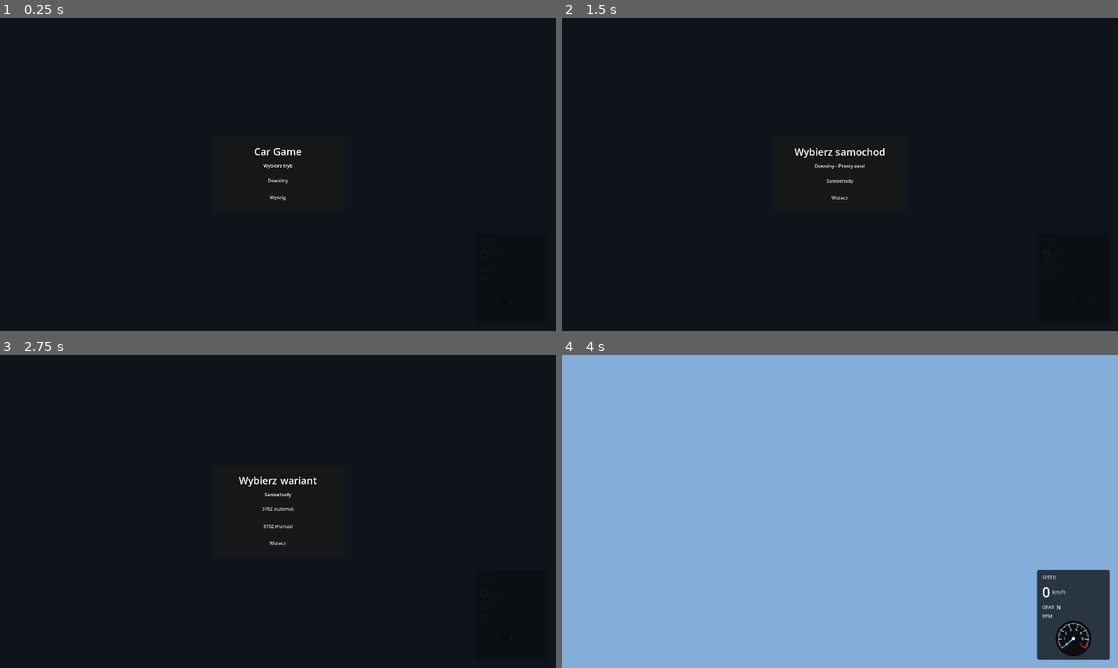
Above: before the commit, frames 1-4 (two rows, left to right).
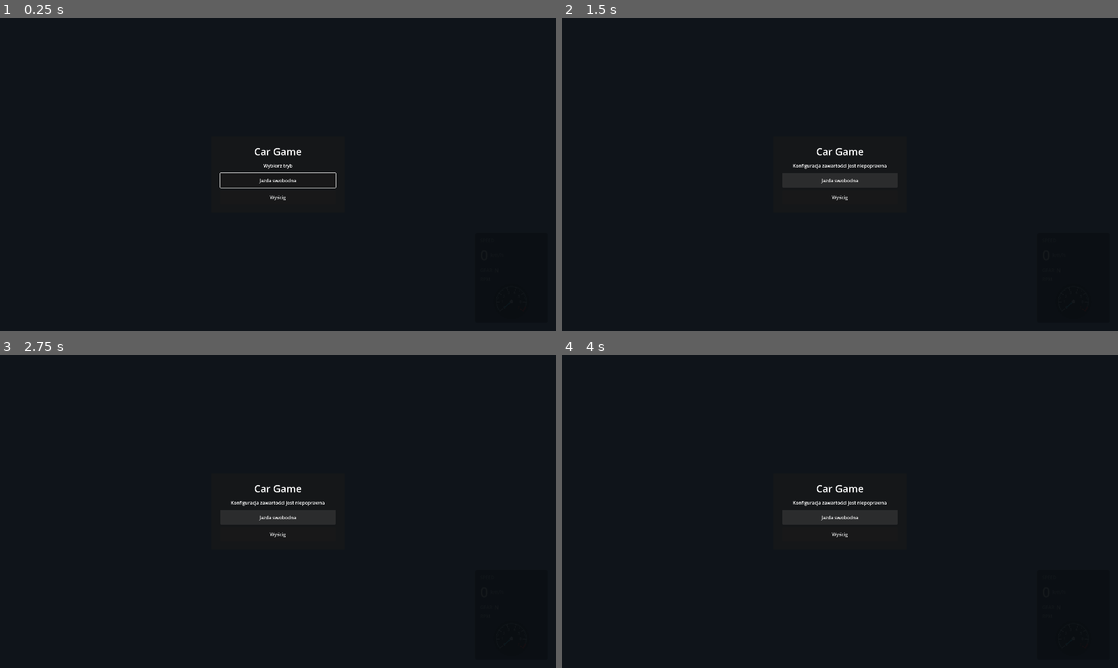
Above: after the commit, the same moments.

Repository: Dziuras98/car-game
Game: Godot game, scene res://scenes/startup.tscn
Same seed, same stepped clock (60 frames per second), same inputs: the game is played once before the commit and once after it.
Inputs (mouse positions are in pixels of both pictures, inside the frame that each line leads up to):
- Up to frame 1 (0.25 s): no input
- Up to frame 2 (1.5 s): click (840, 180) at 0.5 s, where only the run before the commit has a clickable "Dowolny"; click (840, 180) at 1.25 s, where only the run before the commit has a clickable "Prosty owal"
- Up to frame 3 (2.75 s): click (278, 517) at 2 s, where only the run before the commit has a clickable "Samochody"
- Up to frame 4 (4 s): click (840, 508) at 2.75 s, where only the run before the commit has a clickable "370Z automat"; click (840, 517) at 3.5 s, where only the run after the commit has a clickable "Jazda swobodna"

The runs differ from the first frame. In frame 1, 0.2% of the frame differs, in the area x 39-61%, y 49-57%; in frame 2, 0.4%; in frame 3, 0.5%; in frame 4, 100%, in the area x 0-100%, y 0-100%.

Commit message:
Use typed validated menu options and keyboard focus navigation

Diff:
--- a/scripts/ui/main_menu.gd
+++ b/scripts/ui/main_menu.gd
@@ -1,13 +1,10 @@
 extends CanvasLayer
+class_name MainMenu
 
 signal selection_completed(mode_id: String, track_id: String, car_variant_id: StringName)
-
-@export var car_names: PackedStringArray = ["370Z automat", "370Z manual"]
-@export var track_names: PackedStringArray = ["Prosty owal"]
 
 const MODE_FREE: String = "free_drive"
 const MODE_RACE: String = "race"
-const TRACK_SIMPLE_OVAL: String = "simple_oval"
 const STEP_MODE: int = 0
 const STEP_TRACK: int = 1
 const STEP_MODEL: int = 2
@@ -17,8 +14,9 @@
 var _selected_track_id: String = ""
 var _selected_model_index: int = -1
 var _current_step: int = STEP_MODE
-var _car_models: Array[Dictionary] = []
-var _track_options: Array[Dictionary] = []
+var _car_models: Array[CarModelMenuOption] = []
+var _track_options: Array[TrackMenuOption] = []
+
 @onready var _title_label: Label = $Root/CenterContainer/PanelContainer/MarginContainer/VBoxContainer/TitleLabel
 @onready var _subtitle_label: Label = $Root/CenterContainer/PanelContainer/MarginContainer/VBoxContainer/SubtitleLabel
 @onready var _options: VBoxContainer = $Root/CenterContainer/PanelContainer/MarginContainer/VBoxContainer/Options
@@ -26,12 +24,14 @@
 
 
 func _ready() -> void:
-	if _car_models.is_empty():
-		_build_flat_car_model()
-	if _track_options.is_empty():
-		_build_fallback_track_options()
 	_back_button.pressed.connect(_on_back_pressed)
 	_show_mode_step()
+
+
+func _unhandled_input(event: InputEvent) -> void:
+	if visible and event.is_action_pressed("ui_cancel") and _current_step != STEP_MODE:
+		_on_back_pressed()
+		get_viewport().set_input_as_handled()
 
 
 func reset_menu() -> void:
@@ -39,33 +39,40 @@
 	_show_mode_step()
 
 
-func set_car_names(next_car_names: PackedStringArray) -> void:
-	car_names = next_car_names
-	_build_flat_car_model()
-	if _current_step == STEP_MODEL and _options != null:
-		_show_model_step()
-	elif _current_step == STEP_VARIANT and _options != null:
-		_show_variant_step()
-
-
-func set_car_models(next_car_models: Array[Dictionary]) -> void:
-	_car_models = next_car_models.duplicate(true)
-	if _car_models.is_empty():
-		_build_flat_car_model()
-	if _current_step == STEP_MODEL and _options != null:
-		_show_model_step()
-	elif _current_step == STEP_VARIANT and _options != null:
-		_show_variant_step()
-
-
-func set_track_options(next_track_options: Array[Dictionary]) -> void:
-	_track_options = next_track_options.duplicate(true)
-	if _track_options.is_empty():
-		_build_fallback_track_options()
-	if _current_step == STEP_TRACK and _options != null:
+func set_car_models(next_car_models: Array[CarModelMenuOption]) -> void:
+	_car_models = next_car_models.duplicate()
+	if is_inside_tree() and (_current_step == STEP_MODEL or _current_step == STEP_VARIANT):
+		_show_current_step()
+
+
+func set_track_options(next_track_options: Array[TrackMenuOption]) -> void:
+	_track_options = next_track_options.duplicate()
+	if is_inside_tree() and _current_step == STEP_TRACK:
 		_show_track_step()
-	elif _current_step == STEP_MODEL and _options != null:
-		_show_model_step()
+
+
+func has_valid_options() -> bool:
+	if _car_models.is_empty() or _track_options.is_empty():
+		return false
+	for model: CarModelMenuOption in _car_models:
+		if model == null or not model.is_valid():
+			return false
+	for track: TrackMenuOption in _track_options:
+		if track == null or not track.is_valid():
+			return false
+	return true
+
+
+func _show_current_step() -> void:
+	match _current_step:
+		STEP_TRACK:
+			_show_track_step()
+		STEP_MODEL:
+			_show_model_step()
+		STEP_VARIANT:
+			_show_variant_step()
+		_:
+			_show_mode_step()
 
 
 func _show_mode_step() -> void:
@@ -73,57 +80,84 @@
 	_selected_mode_id = ""
 	_selected_track_id = ""
 	_selected_model_index = -1
-	_title_label.text = "Car Game"
-	_subtitle_label.text = "Wybierz tryb"
+	_title_label.text = tr("Car Game")
+	_subtitle_label.text = tr("Wybierz tryb")
 	_back_button.visible = false
 	_clear_options()
-	_add_option_button("Dowolny", Callable(self, "_on_mode_pressed").bind(MODE_FREE))
-	_add_option_button("Wyscig", Callable(self, "_on_mode_pressed").bind(MODE_RACE))
+	_add_option_button(tr("Jazda swobodna"), Callable(self, "_on_mode_pressed").bind(MODE_FREE))
+	_add_option_button(tr("Wyścig"), Callable(self, "_on_mode_pressed").bind(MODE_RACE))
+	_focus_first_option()
 
 
 func _show_track_step() -> void:
 	_current_step = STEP_TRACK
 	_selected_track_id = ""
 	_selected_model_index = -1
-	_title_label.text = "Wybierz tor"
-	_subtitle_label.text = "Tryb: %s" % _get_mode_label(_selected_mode_id)
+	_title_label.text = tr("Wybierz tor")
+	_subtitle_label.text = "%s: %s" % [tr("Tryb"), _get_mode_label(_selected_mode_id)]
 	_back_button.visible = true
 	_clear_options()
 
 	if _track_options.is_empty():
-		_build_fallback_track_options()
-
-	for track_data: Dictionary in _track_options:
-		var track_label: String = str(track_data.get("label", "Prosty owal"))
-		var track_id: String = str(track_data.get("track_id", TRACK_SIMPLE_OVAL))
-		_add_option_button(track_label, Callable(self, "_on_track_pressed").bind(track_id))
+		_show_configuration_error(tr("Brak dostępnych torów"))
+		return
+	for track_option: TrackMenuOption in _track_options:
+		if track_option != null and track_option.is_valid():
+			_add_option_button(
+				track_option.label,
+				Callable(self, "_on_track_pressed").bind(str(track_option.track_id))
+			)
+	_focus_first_option()
 
 
 func _show_model_step() -> void:
 	_current_step = STEP_MODEL
 	_selected_model_index = -1
-	_title_label.text = "Wybierz samochod"
-	_subtitle_label.text = "%s - %s" % [_get_mode_label(_selected_mode_id), _get_track_label(_selected_track_id)]
+	_title_label.text = tr("Wybierz samochód")
+	_subtitle_label.text = "%s — %s" % [
+		_get_mode_label(_selected_mode_id),
+		_get_track_label(_selected_track_id),
+	]
 	_back_button.visible = true
 	_clear_options()
 
+	if _car_models.is_empty():
+		_show_configuration_error(tr("Brak dostępnych samochodów"))
+		return
 	for model_index: int in range(_car_models.size()):
-		var model_data: Dictionary = _car_models[model_index]
-		var model_label: String = str(model_data.get("label", "Samochod %d" % (model_index + 1)))
-		_add_option_button(model_label, Callable(self, "_on_model_pressed").bind(model_index))
+		var model: CarModelMenuOption = _car_models[model_index]
+		if model != null and model.is_valid():
+			_add_option_button(
+				model.label,
+				Callable(self, "_on_model_pressed").bind(model_index)
+			)
+	_focus_first_option()
 
 
 func _show_variant_step() -> void:
 	_current_step = STEP_VARIANT
-	_title_label.text = "Wybierz wariant"
+	_title_label.text = tr("Wybierz wariant")
 	_subtitle_label.text = _get_selected_model_label()
 	_back_button.visible = true
 	_clear_options()
 
-	for variant_data: Dictionary in _get_selected_model_variants():
-		var variant_label: String = str(variant_data.get("label", ""))
-		var variant_id: StringName = StringName(str(variant_data.get("variant_id", &"")))
-		_add_option_button(variant_label, Callable(self, "_on_variant_pressed").bind(variant_id))
+	var variants: Array[CarVariantMenuOption] = _get_selected_model_variants()
+	if variants.is_empty():
+		_show_configuration_error(tr("Brak wariantów dla wybranego modelu"))
+		return
+	for variant: CarVariantMenuOption in variants:
+		if variant != null and variant.is_valid():
+			_add_option_button(
+				variant.label,
+				Callable(self, "_on_variant_pressed").bind(variant.variant_id)
+			)
+	_focus_first_option()
+
+
+func _show_configuration_error(message: String) -> void:
+	_subtitle_label.text = message
+	_back_button.visible = _current_step != STEP_MODE
+	_focus_back_button()
 
 
 func _clear_options() -> void:
@@ -136,101 +170,95 @@
 	var button: Button = Button.new()
 	button.text = text
 	button.custom_minimum_size = Vector2(0, 48)
+	button.focus_mode = Control.FOCUS_ALL
 	button.pressed.connect(pressed_callback)
 	_options.add_child(button)
 
 
+func _focus_first_option() -> void:
+	for child: Node in _options.get_children():
+		if child is Button:
+			(child as Button).call_deferred("grab_focus")
+			return
+	_focus_back_button()
+
+
+func _focus_back_button() -> void:
+	if _back_button.visible:
+		_back_button.call_deferred("grab_focus")
+
+
 func _on_mode_pressed(mode_id: String) -> void:
+	if not has_valid_options():
+		_show_configuration_error(tr("Konfiguracja zawartości jest niepoprawna"))
+		return
 	_selected_mode_id = mode_id
 	_show_track_step()
 
 
 func _on_track_pressed(track_id: String) -> void:
+	if _find_track_option(track_id) == null:
+		_show_configuration_error(tr("Wybrany tor nie jest dostępny"))
+		return
 	_selected_track_id = track_id
 	_show_model_step()
 
 
 func _on_model_pressed(model_index: int) -> void:
+	if model_index < 0 or model_index >= _car_models.size():
+		_show_configuration_error(tr("Wybrany model nie jest dostępny"))
+		return
 	_selected_model_index = model_index
 	_show_variant_step()
 
 
 func _on_variant_pressed(car_variant_id: StringName) -> void:
+	var valid_variant: bool = false
+	for variant: CarVariantMenuOption in _get_selected_model_variants():
+		if variant.variant_id == car_variant_id:
+			valid_variant = true
+			break
+	if not valid_variant:
+		_show_configuration_error(tr("Wybrany wariant nie jest dostępny"))
+		return
 	hide()
 	selection_completed.emit(_selected_mode_id, _selected_track_id, car_variant_id)
 
 
 func _on_back_pressed() -> void:
-	if _current_step == STEP_VARIANT:
-		_show_model_step()
-	elif _current_step == STEP_MODEL:
-		_show_track_step()
-	elif _current_step == STEP_TRACK:
-		_show_mode_step()
+	match _current_step:
+		STEP_VARIANT:
+			_show_model_step()
+		STEP_MODEL:
+			_show_track_step()
+		STEP_TRACK:
+			_show_mode_step()
 
 
 func _get_mode_label(mode_id: String) -> String:
-	if mode_id == MODE_RACE:
-		return "Wyscig"
-	return "Dowolny"
+	return tr("Wyścig") if mode_id == MODE_RACE else tr("Jazda swobodna")
 
 
 func _get_track_label(track_id: String) -> String:
-	if _track_options.is_empty():
-		_build_fallback_track_options()
-
-	for track_data: Dictionary in _track_options:
-		if str(track_data.get("track_id", "")) == track_id:
-			return str(track_data.get("label", "Prosty owal"))
-
-	if track_id == TRACK_SIMPLE_OVAL and not track_names.is_empty():
-		return track_names[0]
-	return "Prosty owal"
-
-
-func _build_fallback_track_options() -> void:
-	var fallback_label: String = "Prosty owal"
-	if not track_names.is_empty():
-		fallback_label = track_names[0]
-
-	_track_options = [{
-		"label": fallback_label,
-		"track_id": TRACK_SIMPLE_OVAL,
-	}]
-
-
-func _build_flat_car_model() -> void:
-	var variants: Array[Dictionary] = []
-	for car_index: int in range(car_names.size()):
-		variants.append({
-			"label": car_names[car_index],
-			"variant_id": StringName(str(car_index)),
-		})
-
-	_car_models = [{
-		"label": "Samochody",
-		"model_id": &"fallback_cars",
-		"variants": variants,
-	}]
+	var option: TrackMenuOption = _find_track_option(track_id)
+	return option.label if option != null else tr("Nieznany tor")
+
+
+func _find_track_option(track_id: String) -> TrackMenuOption:
+	for option: TrackMenuOption in _track_options:
+		if option != null and str(option.track_id) == track_id:
+			return option
+	return null
 
 
 func _get_selected_model_label() -> String:
 	if _selected_model_index < 0 or _selected_model_index >= _car_models.size():
-		return "Samochod"
-
-	var model_data: Dictionary = _car_models[_selected_model_index]
-	return str(model_data.get("label", "Samochod"))
-
-
-func _get_selected_model_variants() -> Array[Dictionary]:
+		return tr("Samochód")
+	return _car_models[_selected_model_index].label
+
+
+func _get_selected_model_variants() -> Array[CarVariantMenuOption]:
 	if _selected_model_index < 0 or _selected_model_index >= _car_models.size():
-		return []
-
-	var model_data: Dictionary = _car_models[_selected_model_index]
-	var variants_value: Variant = model_data.get("variants", [])
-	var result: Array[Dictionary] = []
-	if variants_value is Array:
-		for variant_value: Variant in variants_value:
-			if variant_value is Dictionary:
-				result.append(variant_value)
-	return result
+		var empty: Array[CarVariantMenuOption] = []
+		return empty
+	return _car_models[_selected_model_index].variants.duplicate()
